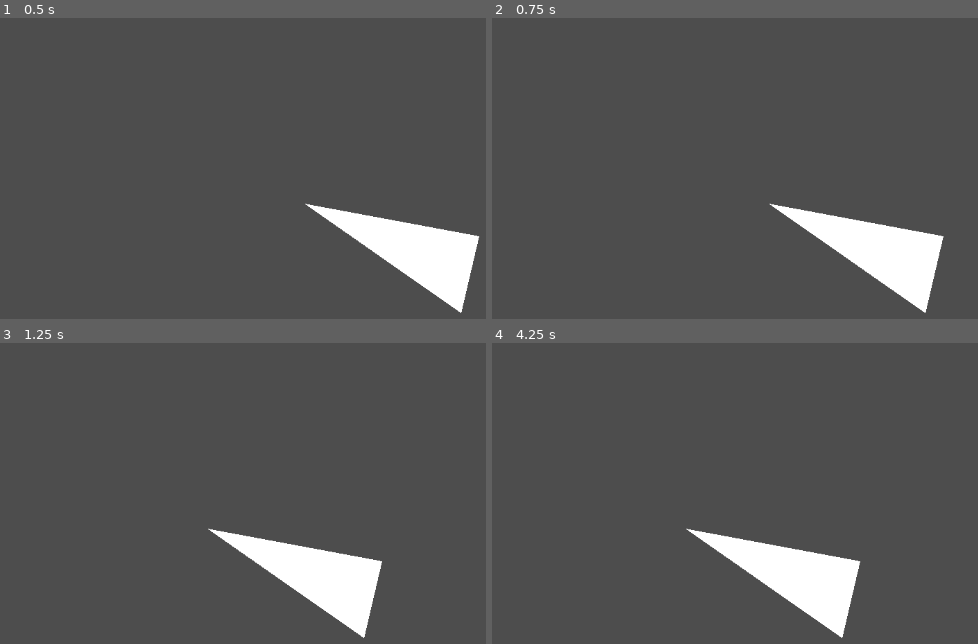
Above: before the commit, frames 1-4 (two rows, left to right).
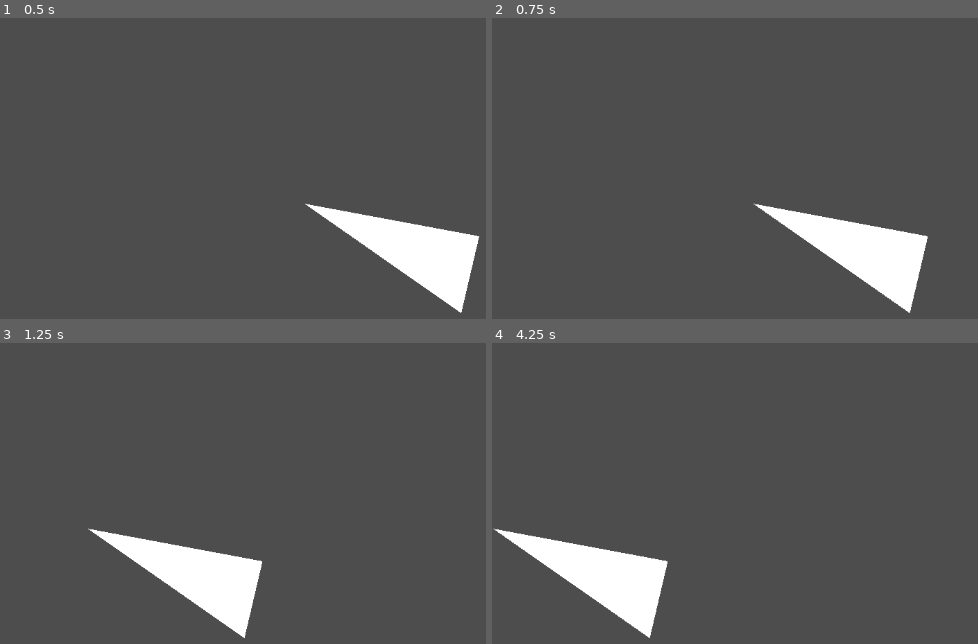
Above: after the commit, the same moments.

Repository: SquareLord/game-movement-test
Game: Godot game, scene res://node_2d.tscn
Two runs of this game, one before a commit and one after it. Both use one fixed random seed, a clock stepped at 60 frames per second and the inputs below.
Inputs:
- Up to frame 1 (0.5 s): no input
- Up to frame 2 (0.75 s): tap Enter at 0.5 s; hold Right (right) from 0.53 s (still down)
- Up to frame 3 (1.25 s): keep holding Right (right)
- Up to frame 4 (4.25 s): release Right (right) at 1.28 s; hold Down (down) 1.28-2.03 s; hold Right (right) 2.03-2.78 s; hold Up (up) 2.78-3.53 s; hold Left (left) from 3.53 s (still down)

Frame 1 is identical in both runs. In frame 2, 2.4% of the frame differs, in the area x 53-94%, y 61-99%; in frame 3, 9.7%; in frame 4, 9.8%, in the area x 0-76%, y 61-99%.

Commit message:
added smooth movement

Diff:
--- a/Camera2D.gd
+++ b/Camera2D.gd
@@ -1,14 +1,17 @@
 extends Camera2D
 
-var speed = 200
-var directionX = Vector2.ZERO
-var directionY = Vector2.ZERO
+var speedX = 0
+var speedY = 0
+var increase = 50
+var increaseBound = 500
+var directionX = Vector2.LEFT
+var directionY = Vector2.UP
 @export var leftPressed = false
 @export var rightPressed = false
 @export var upPressed = false
 @export var downPressed = false
-var speedIncreasing = false
-var speedDecreasing = false
+var speedXDir = 0 # 0 = zero, 1 = increase, 2 = decrease
+var speedYDir = 0 # 0 = zero, 1 = increase, 2 = decrease
 # Called when the node enters the scene tree for the first time.
 func _ready():
 	pass # Replace with function body.
@@ -16,45 +19,74 @@
 
 # Called every frame. 'delta' is the elapsed time since the previous frame.
 func _process(delta):
-	translate(directionX * speed * delta)
-	translate(directionY * speed * delta)
+	if speedXDir == 1 and speedX < increaseBound:
+		speedX = speedX + increase
+	elif speedXDir == 2 and speedX > -1*increaseBound:
+		speedX = speedX - increase
+	elif speedXDir == 0 and speedX > 0:
+		speedX = speedX - increase
+	elif speedXDir == 0 and speedX < 0:
+		speedX = speedX + increase
+
+	if speedYDir == 1 and speedY < increaseBound:
+		speedY = speedY + increase
+	elif speedYDir == 2 and speedY > -1*increaseBound:
+		speedY = speedY - increase
+	elif speedYDir == 0 and speedY > 0:
+		speedY = speedY - increase
+	elif speedYDir == 0 and speedY < 0:
+		speedY = speedY + increase
+	translate(directionX * speedX * delta)
+	translate(directionY * speedY * delta)
 	pass
 
 func _input(event):
 	if event.is_action_pressed("right"):
-		directionX = Vector2.RIGHT
+		if leftPressed:
+			speedXDir = 0
+		else:
+			speedXDir = 2
 		rightPressed = true
 	if event.is_action_pressed("left"):
-		directionX = Vector2.LEFT
+		if rightPressed:
+			speedXDir = 0
+		else:
+			speedXDir = 1
 		leftPressed = true
 	if event.is_action_pressed("down"):
-		directionY = Vector2.DOWN
+		if upPressed:
+			speedYDir = 0
+		else:
+			speedYDir = 2
 		downPressed = true
 	if event.is_action_pressed("up"):
-		directionY = Vector2.UP
+		if downPressed:
+			speedYDir = 0
+		else:
+			speedYDir = 1
 		upPressed = true
 
 	if event.is_action_released("right"):
 		if leftPressed:
-			directionX = Vector2.LEFT
+			speedXDir = 1
 		else:
-			directionX = Vector2.ZERO
+			speedXDir = 0
 		rightPressed = false
 	if event.is_action_released("left"):
 		if rightPressed:
-			directionX = Vector2.RIGHT
+			speedXDir = 2
 		else:
-			directionX = Vector2.ZERO
+			speedXDir = 0
 		leftPressed = false
 	if event.is_action_released("down"):
 		if upPressed:
-			directionY = Vector2.UP
+			speedYDir = 1
 		else:
-			directionY = Vector2.ZERO
+			speedYDir = 0
 		downPressed = false
 	if event.is_action_released("up"):
 		if downPressed:
-			directionY = Vector2.DOWN
+			speedYDir = 2
 		else:
-			directionY = Vector2.ZERO
+			speedYDir = 0
 		upPressed = false
